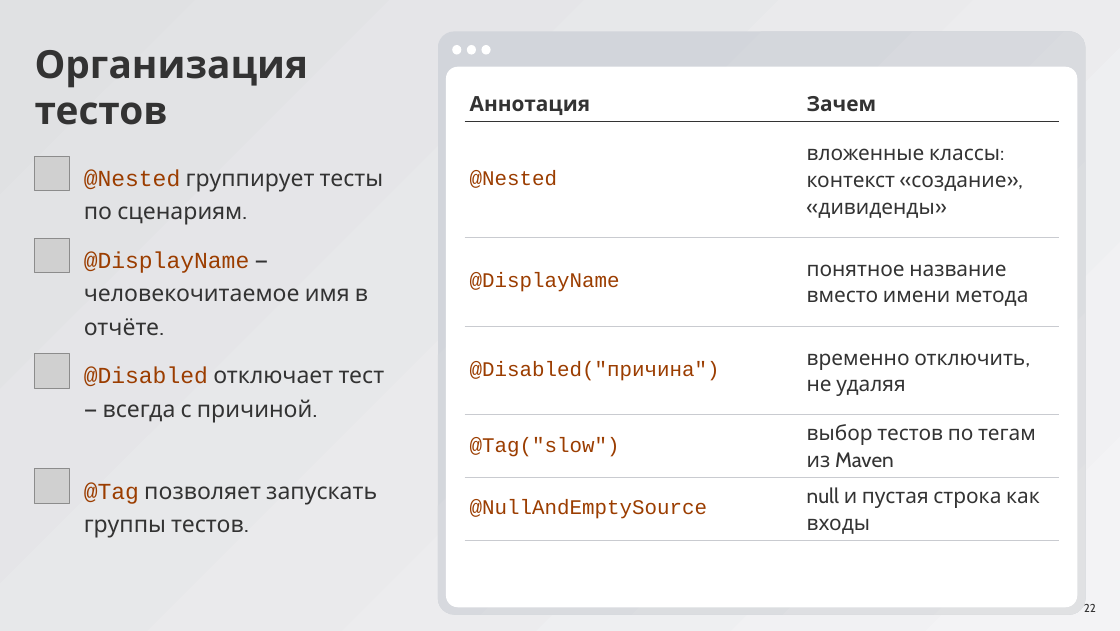
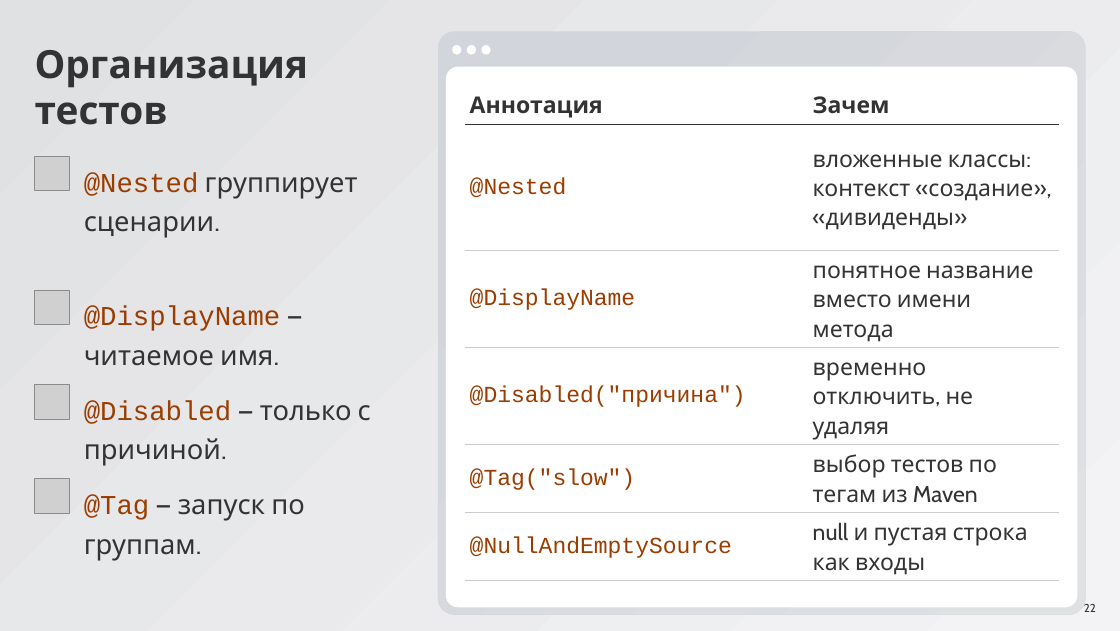
Before and after one commit to ArthurAipov/market-pulse-innopolis, a slide deck: slide 22 of advanced/docs/seminar8/Семинар 8.pptx. Drawn at 1120x631 pixels with LibreOffice and Linux fonts; fonts in the diff are those of the drawing; grey boxes stand for pictures. Boxes give left, top, right and bottom in pixels: in the first picture for what was removed or moved away, otherwise in the second. Text is boxed around its words. In the diff, an @@ line names an element or a change of style, - is before the commit and + after.

```diff
--- a/advanced/docs/seminar8/Семинар 8.pptx
+++ b/advanced/docs/seminar8/Семинар 8.pptx
@@ table at (465, 85, 1058, 581) @@
@@ size 29 to 32 pt @@
@@ text at (84, 173, 358, 238): text changed; size 32 to 38 pt @@
-@Nested группирует тесты по сценариям.
+@Nested группирует сценарии.
@@ picture: place and size @@
-picture at (35, 469, 69, 503)
+picture at (35, 290, 69, 325)
@@ text at (84, 306, 281, 366): text changed; size 32 to 38 pt @@
-@DisplayName — человекочитаемое имя в отчёте.
+@DisplayName — читаемое имя.
@@ picture: place and size @@
-picture at (35, 238, 69, 273)
+picture at (35, 384, 69, 419)
@@ text at (84, 401, 371, 466): text changed; size 32 to 38 pt @@
-@Disabled отключает тест — всегда с причиной.
+@Disabled — только с причиной.
@@ picture: place and size @@
-picture at (35, 353, 69, 388)
+picture at (35, 479, 69, 514)
@@ text at (84, 495, 305, 561): text changed; size 32 to 38 pt @@
-@Tag позволяет запускать группы тестов.
+@Tag — запуск по группам.
```
Also in this commit, not shown: 31 other slides changed.
